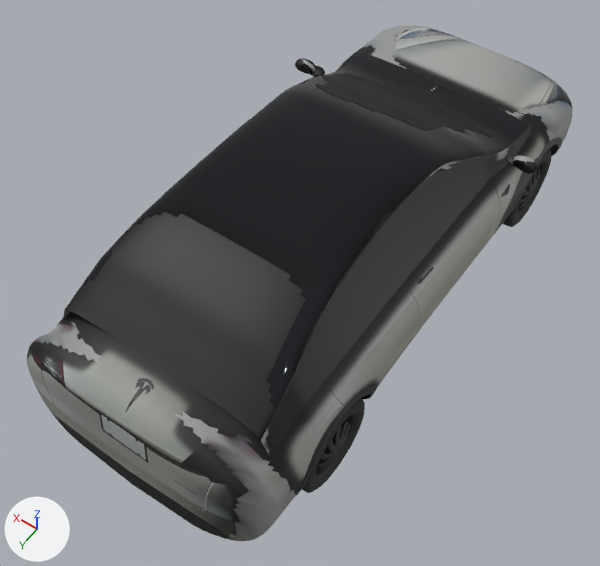
A saved change to the glTF model models/model-y.glb.
Camera for both pictures: a 50 mm camera at (-2.2, 3.61, 5.32) aimed at (0.0, 0.52, 0.48). The lights are fixed; the arrows at lower left show +X, +Y and +Z. The older version comes first. Where no turn or scale is listed for an object, it has been applied to the vertices. Vertices at exactly the same position are counted once.

Objects in the first picture: 'Body', 'Details', 'Glasshouse', 'Mirrors', 'PhotoFront', 'PhotoRear', 'PhotoSide', 'PhotoTaillights', 'Wheel_FR', 'Wheel_RR' and 1 more.
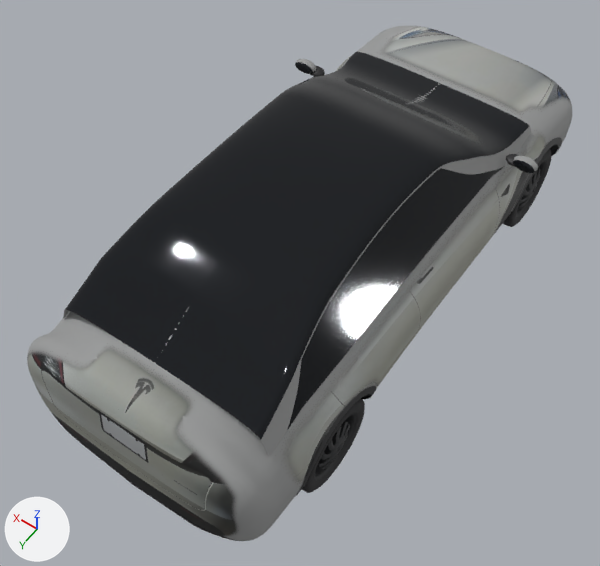
Where the change shows, as pixel boxes [x1, y1, x2, y2] in the pictures (600 x 566 px):
'PhotoRear', reshaped
    before: [27, 212, 306, 539]
    after: [27, 350, 236, 537]
'PhotoSide', reshaped
    before: [57, 45, 550, 494]
    after: [288, 55, 545, 480]
'Body', recoloured
    both: [33, 27, 572, 541]
'PhotoFront', reshaped
    before: [301, 27, 572, 138]
    after: [385, 27, 570, 111]
part 2 of me_photorear, deleted
    before: [65, 212, 234, 362]
part 3 of me_photorear, deleted
    before: [155, 243, 306, 438]
part 4 of me_photorear, reshaped
    before: [31, 315, 251, 493]
    after: [66, 414, 236, 535]
part 5 of me_photoside, deleted
    before: [74, 57, 531, 457]
part 6 of me_photoside, reshaped (mostly hidden)
    before: [245, 113, 538, 492]
part 7 of me_photoside, reshaped (mostly hidden)
    before: [57, 46, 376, 326]
part 8 of me_photofront, deleted
    before: [301, 58, 494, 138]
part 9 of me_photofront, reshaped
    before: [405, 68, 499, 109]
    after: [385, 27, 544, 110]

The change, as a list of edits to the scene's bpy script:
```text
Change mat_paint:
    where n0 = _N.new('ShaderNodeBsdfPrincipled'); n0.name = 'Principled BSDF'
    add n0.inputs[0].default_value = (0.31, 0.315, 0.315, 1.0)  # 'Base Color', grey #979898
    n0.inputs[2].default_value: 0.55 -> 0.8  # 'Roughness'
    remove n2 = _N.new('ShaderNodeMix'); n2.name = 'Mix'
    remove n2.data_type = 'RGBA'
    remove n2.blend_type = 'MULTIPLY'
    remove n2.inputs[0].default_value = 1.0  # 'Factor'
    remove n2.inputs[7].default_value = (0.31, 0.315, 0.315, 1.0)  # 'B', grey #979898
    remove n3 = _N.new('ShaderNodeVertexColor'); n3.name = 'Color Attribute'
    remove _L.new(n2.outputs[2], n0.inputs[0])  # 'Result' to 'Base Color'
    remove _L.new(n3.outputs[0], n2.inputs[6])  # 'Color' to 'A'
Change mat_photorear:
    where n3 = _N.new('ShaderNodeTexImage'); n3.name = 'Image Texture'
    where n0 = _N.new('ShaderNodeBsdfPrincipled'); n0.name = 'Principled BSDF'
    add _L.new(n3.outputs[1], n0.inputs[4])  # 'Alpha' to 'Alpha'
Change mat_photoside:
    where n3 = _N.new('ShaderNodeTexImage'); n3.name = 'Image Texture'
    where n0 = _N.new('ShaderNodeBsdfPrincipled'); n0.name = 'Principled BSDF'
    add _L.new(n3.outputs[1], n0.inputs[4])  # 'Alpha' to 'Alpha'
Change mat_photofront:
    where n3 = _N.new('ShaderNodeTexImage'); n3.name = 'Image Texture'
    where n0 = _N.new('ShaderNodeBsdfPrincipled'); n0.name = 'Principled BSDF'
    add _L.new(n3.outputs[1], n0.inputs[4])  # 'Alpha' to 'Alpha'
Change me_body:
    where me_body.from_pydata(...)  # 14080 vertices, 27348 faces; spans x -0.96..0.96, y -2.38..2.38, z 0.22..1.41
    me_body part 1: vertex colours changed
Change me_photorear:
    remove me_photorear.from_pydata(...)  # 1448 vertices, 2372 faces; spans x -0.95..0.95, y 1.02..2.38, z 0.3..1.57
    add me_photorear.from_pydata(...)  # 700 vertices, 1102 faces; spans x -0.95..0.95, y 1.02..2.38, z 0.3..1.23
    me_photorear part 2: the loose piece of 235 vertices spanning x 0.0..0.76, y 1.2..1.97, z 1.15..1.57 is deleted
    me_photorear part 3: the loose piece of 215 vertices spanning x -0.76..0.0, y 1.2..1.97, z 1.15..1.57 is deleted
    me_photorear part 4: 3 vertices moved within x 0.0, y 2.38, z 0.31..0.54; 337 vertices removed from x -0.85..0.92, y 1.63..2.36, z 0.3..1.41; 39 vertices added at x -0.86..0.92, y 2.23..2.38, z 0.3..0.96
Change me_photoside:
    remove me_photoside.from_pydata(...)  # 8767 vertices, 15227 faces; spans x -1.07..1.07, y -1.69..2.01, z 0.25..1.56
    add me_photoside.from_pydata(...)  # 4004 vertices, 7239 faces; spans x -1.05..1.05, y -1.69..1.98, z 0.26..1.09
    me_photoside part 5: 24 loose pieces with 3676 vertices, spanning x -0.83..0.83, y -1.4..1.97, z 0.92..1.56, are deleted
    me_photoside part 6: 549 vertices removed from x -1.07..-0.65, y -1.69..2.01, z 0.25..1.24; 10 vertices added at x -0.96..-0.86, y -1.0..1.83, z 0.34..1.06
    me_photoside part 7: 546 vertices removed from x 0.65..1.07, y -1.69..2.01, z 0.25..1.24; 10 vertices added at x 0.86..0.96, y -1.0..1.83, z 0.34..1.06
    other edits to the shape of me_photoside do not show in these pictures
Change me_photofront:
    remove me_photofront.from_pydata(...)  # 1957 vertices, 3184 faces; spans x -0.91..1.05, y -2.38..-0.32, z 0.29..1.52
    add me_photofront.from_pydata(...)  # 1315 vertices, 2248 faces; spans x -0.91..0.74, y -2.38..-1.06, z 0.34..1.07
    me_photofront part 8: 8 loose pieces with 746 vertices, spanning x -0.86..1.05, y -1.29..-0.32, z 0.29..1.52, are deleted
    me_photofront part 9: 15 vertices removed from x -0.91..0.55, y -2.3..-1.35, z 0.36..1.07; 126 vertices added at x -0.89..0.74, y -2.38..-1.39, z 0.34..1.06
    other edits to the shape of me_photofront do not show in these pictures
```
